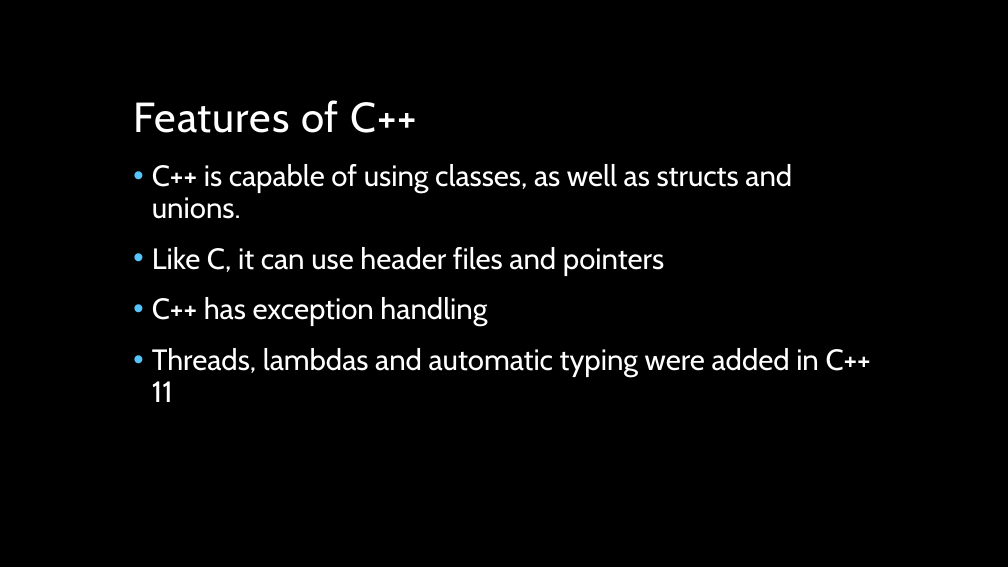
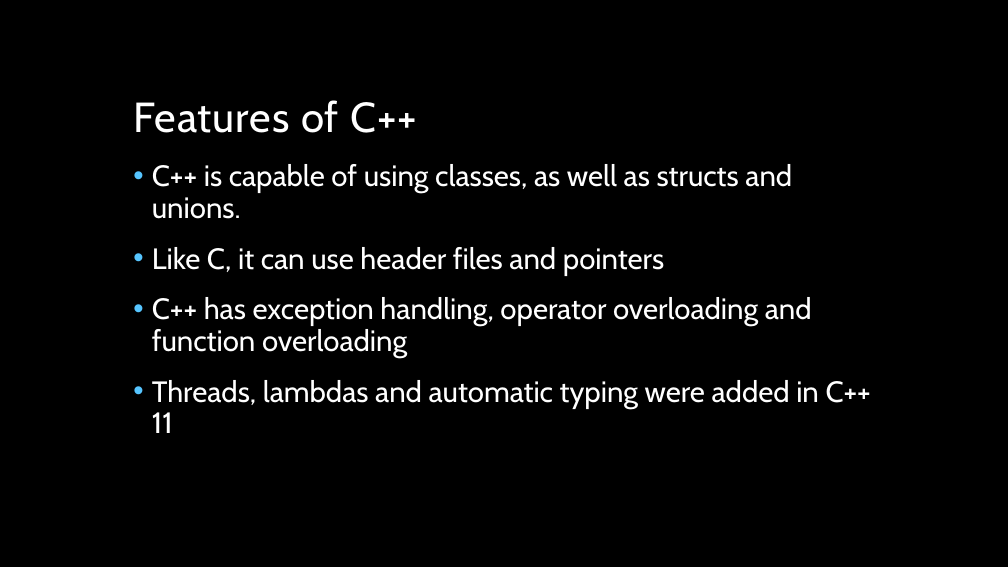
Before and after one commit to awebre/c-language-study, a slide deck: slide 3 of lang/Language Study Presentation.pptx. Drawn at 1008x567 pixels with LibreOffice and Linux fonts; fonts in the diff are those of the drawing; background and template pictures are left out. Boxes give left, top, right and bottom in pixels: in the first picture for what was removed or moved away, otherwise in the second. Text is boxed around its words. In the diff, an @@ line names an element or a change of style, - is before the commit and + after.

```diff
--- a/lang/Language Study Presentation.pptx
+++ b/lang/Language Study Presentation.pptx
@@ text at [152, 297, 812, 358]: text changed @@
-• C++ has exception handling
+• C++ has exception handling, operator overloading and function overloading
```
Also in this commit, not shown: 1 other slide changed, 1 slide added, 17 other files.
